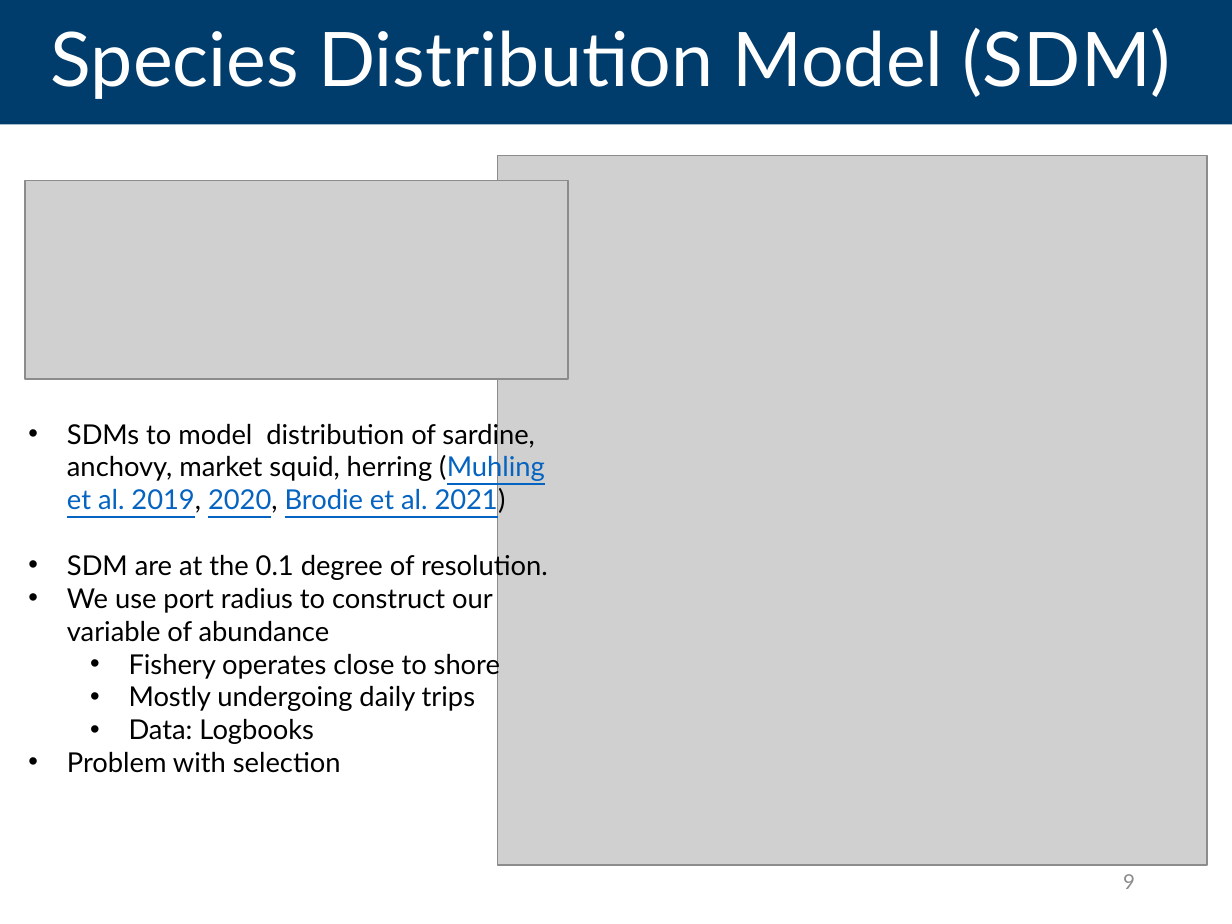
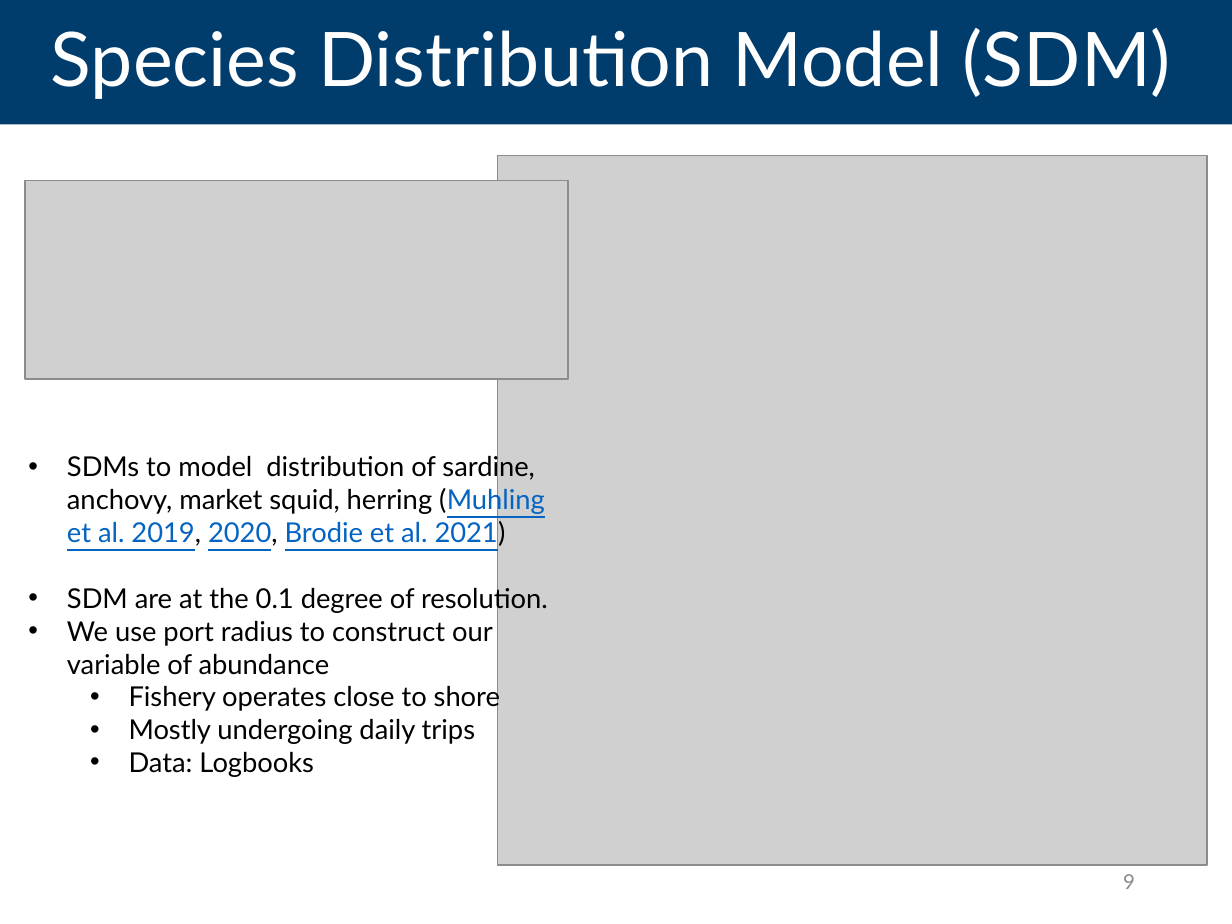
Before and after one commit to futureseas/EconAnalysis, a slide deck: slide 9 of Slides/slides_landing_FQE.pptx. Drawn at 1232x924 pixels with LibreOffice and Linux fonts; fonts in the diff are those of the drawing; grey boxes stand for pictures. Boxes give left, top, right and bottom in pixels: in the first picture for what was removed or moved away, otherwise in the second. Text is boxed around its words. In the diff, an @@ line names an element or a change of style, - is before the commit and + after.

```diff
--- a/Slides/slides_landing_FQE.pptx
+++ b/Slides/slides_landing_FQE.pptx
@@ text "SDMs to model distribution of ...": place and size @@
-text "SDMs to model distribution of ..." at [67, 420, 548, 773]
+text "SDMs to model distribution of ..." at [67, 453, 548, 777]
@@ text at [67, 752, 341, 773]: paragraph removed @@
-• Problem with selection
```
Also in this commit, not shown: 5 other slides changed, 4 other files.
